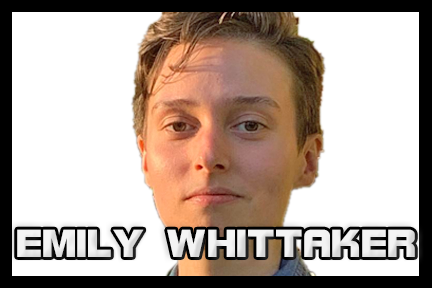
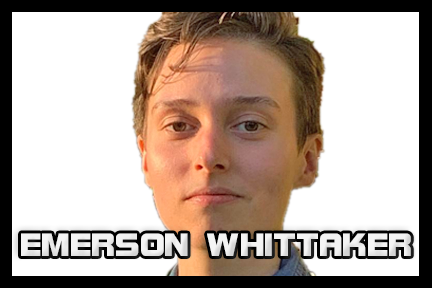
The second w=432, h=288 image is a revision of the first. Changes to its layers:
renamed "EMILY WHITTAKER" to "EMERSON WHITTAKER", painted on it over [17, 229, 415, 257]
